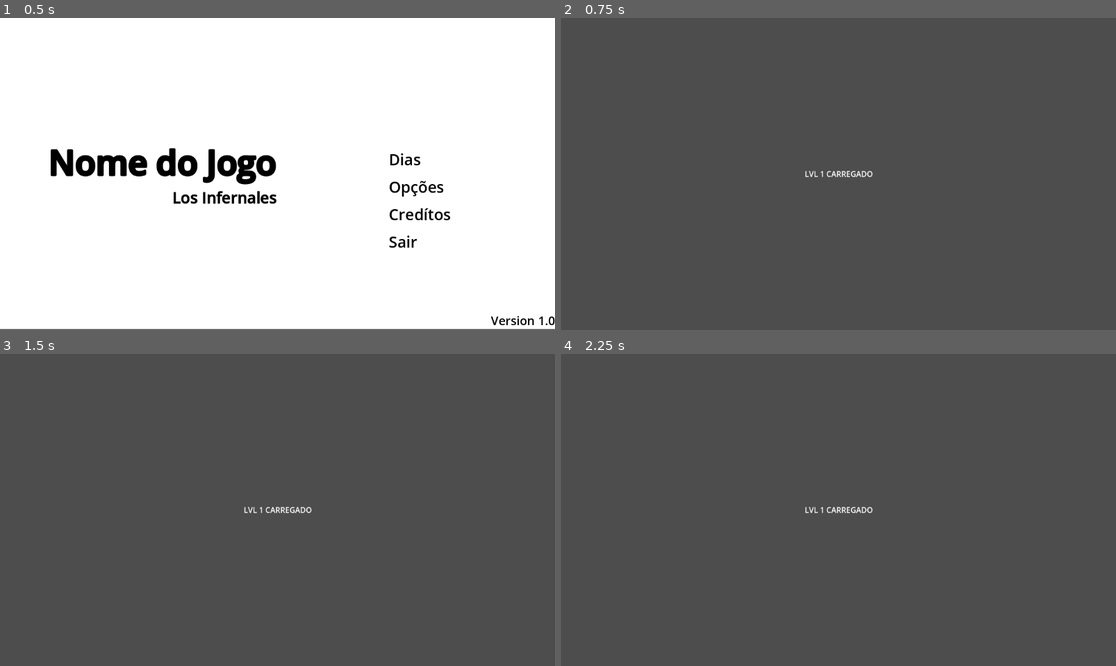
Above: before the commit, frames 1-4 (two rows, left to right).
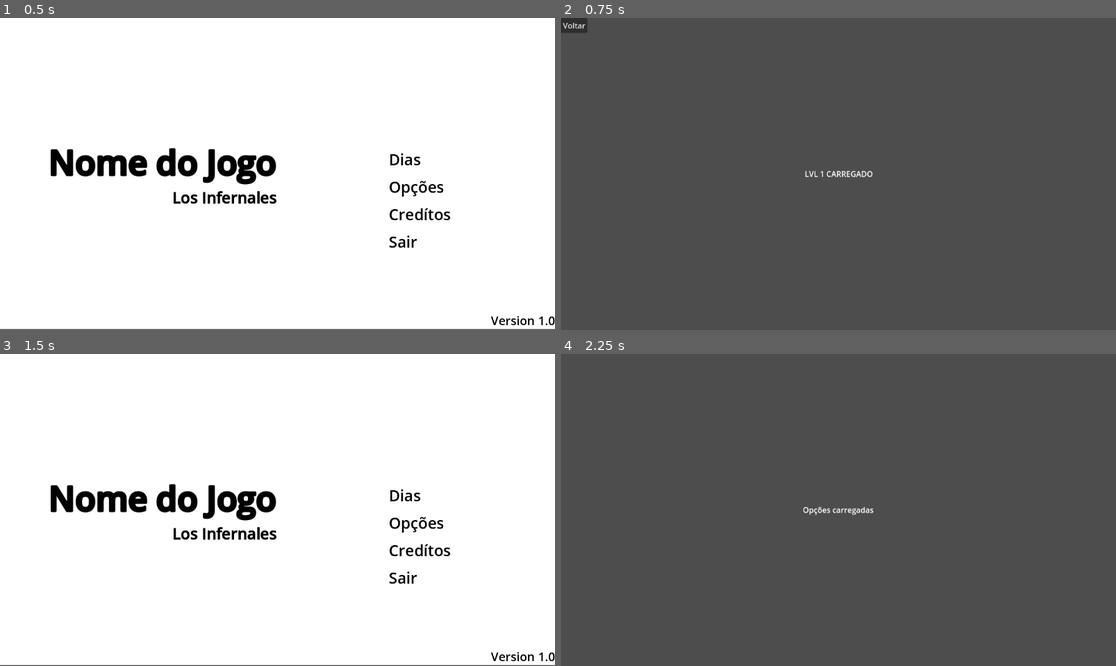
Above: after the commit, the same moments.

Repository: VitorTeixr/Projeto2
Game: Godot game, scene res://Interface/mainmenu.tscn
The game is run twice, just before and just after one commit, with the same random seed, the same clock (stepped at 60 frames per second) and the same inputs.
Inputs (mouse positions are in pixels of both pictures, inside the frame that each line leads up to):
- Up to frame 1 (0.5 s): no input
- Up to frame 2 (0.75 s): click "Dias" at 0.5 s
- Up to frame 3 (1.5 s): click (11, 360) at 1.25 s, where only the run after the commit has a clickable "Voltar"
- Up to frame 4 (2.25 s): click (977, 522) at 2 s, where only the run after the commit has a clickable "Opções"

Frame 1 is identical in both runs. In frame 2, 0.2% of the frame differs, in the area x 0-5%, y 0-5%; in frame 3, 100%, in the area x 0-100%, y 0-100%; in frame 4, 0.2%.

Commit message:
Botão de voltar na tela lvl1

Diff:
--- a/level.tscn
+++ b/level.tscn
@@ -1,6 +1,9 @@
-[gd_scene format=3 uid="uid://21mohqufde"]
+[gd_scene load_steps=2 format=3 uid="uid://21mohqufde"]
+
+[ext_resource type="Script" path="res://scripts/level.gd" id="1_7tmkl"]
 
 [node name="Level" type="Node2D"]
+script = ExtResource("1_7tmkl")
 
 [node name="text" type="Label" parent="."]
 offset_right = 1154.0
@@ -8,3 +11,8 @@
 text = "LVL 1 CARREGADO"
 horizontal_alignment = 1
 vertical_alignment = 1
+
+[node name="voltar" type="Button" parent="." groups=["button"]]
+offset_right = 8.0
+offset_bottom = 8.0
+text = "Voltar"
--- a/scenes/tela_inicial.tscn
+++ /dev/null
@@ -1,21 +0,0 @@
-[gd_scene load_steps=3 format=3 uid="uid://cf7mktyf81gkv"]
-
-[ext_resource type="Texture2D" uid="uid://0rn2ytaxayjx" path="res://sprites/fundo.png" id="1_mubjb"]
-
-[sub_resource type="LabelSettings" id="LabelSettings_xckl5"]
-font_size = 100
-font_color = Color(0, 0, 0, 1)
-
-[node name="Tela inicial" type="Node2D"]
-
-[node name="Sprite2D" type="Sprite2D" parent="."]
-texture = ExtResource("1_mubjb")
-centered = false
-
-[node name="Label" type="Label" parent="."]
-offset_right = 1316.0
-offset_bottom = 1078.0
-text = "Nome do jogo"
-label_settings = SubResource("LabelSettings_xckl5")
-horizontal_alignment = 1
-vertical_alignment = 1
--- /dev/null
+++ b/scripts/level.gd
@@ -0,0 +1,10 @@
+extends Node2D
+
+func _ready() -> void:
+	for _button in get_tree().get_nodes_in_group("button"):
+		_button.pressed.connect(_on_button_pressed.bind(_button))
+
+func _on_button_pressed(_button: Button) -> void:
+	match _button.name:
+		"voltar":
+			get_tree().change_scene_to_file("res://Interface/mainmenu.tscn")
